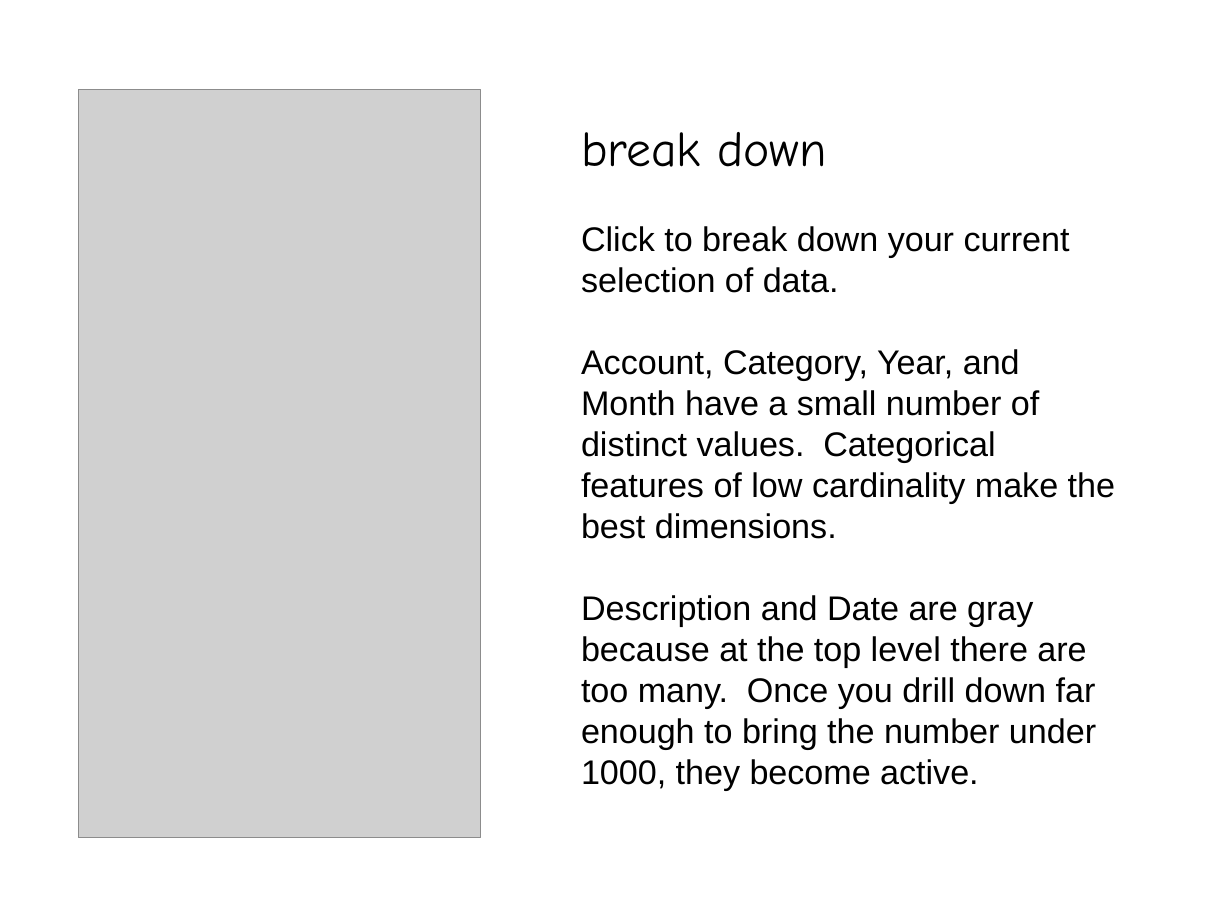
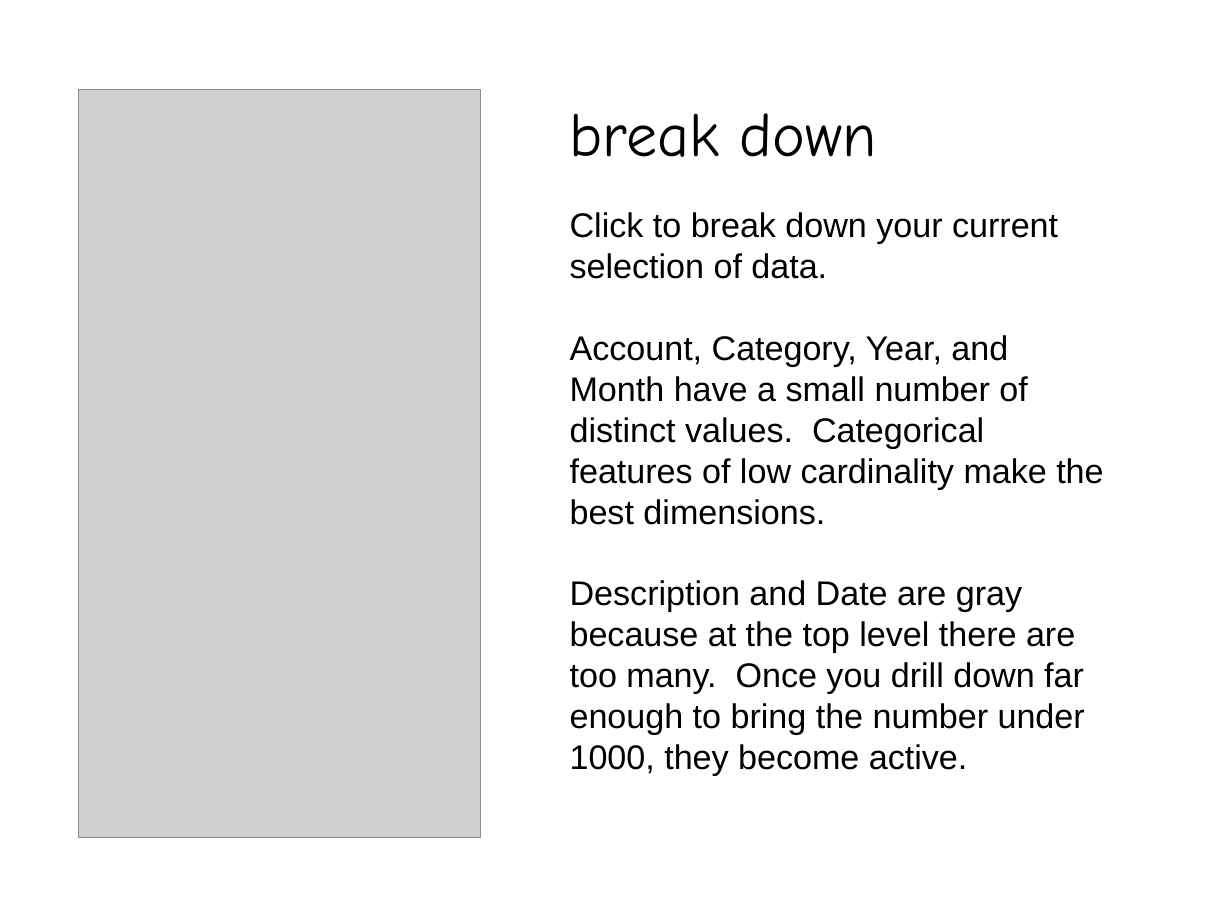
Before and after one commit to johndimm/breakdown-xtra-large, a slide deck: slide 5 of doc/preso.odp. Drawn at 1232x924 pixels with LibreOffice and Linux fonts; fonts in the diff are those of the drawing; grey boxes stand for pictures. Boxes give left, top, right and bottom in pixels: in the first picture for what was removed or moved away, otherwise in the second. Text is boxed around its words. In the diff, an @@ line names an element or a change of style, - is before the commit and + after.

```diff
--- a/doc/preso.odp
+++ b/doc/preso.odp
@@ text "break down" moved from (x1=581, y1=132, x2=1115, y2=791) to (x1=570, y1=113, x2=1103, y2=776) @@
@@ text at (x1=570, y1=113, x2=877, y2=157): size 32 to 40 pt in "break down" @@
```
Also in this commit, not shown: 3 other slides changed, 3 other files.
